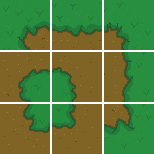
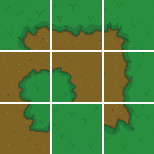
Two versions of the same layered image (154x154). Layer-by-layer changes:
added layer "Capa 13" above "Capa 11" over [52, 104, 102, 154]
